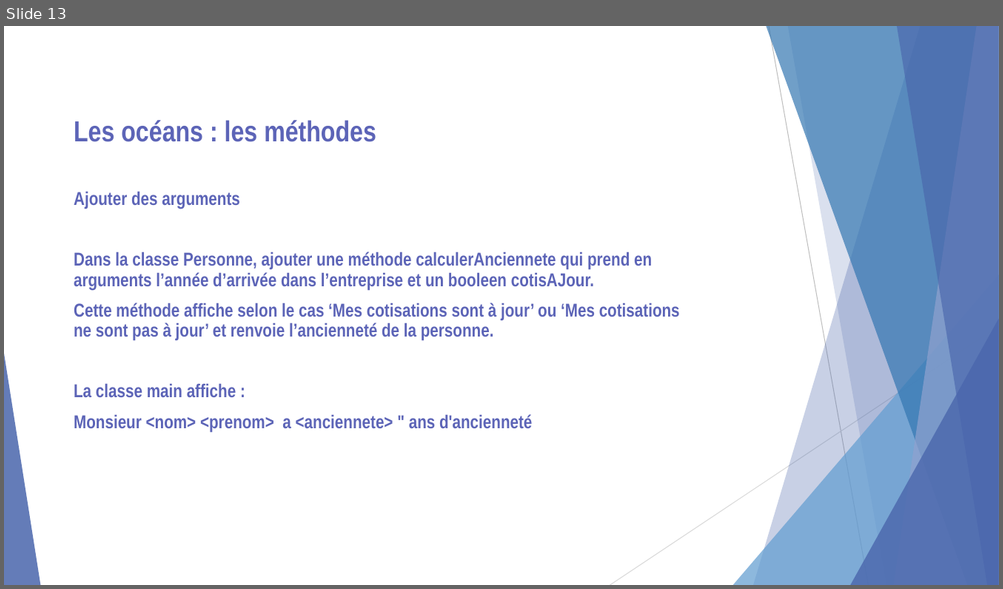
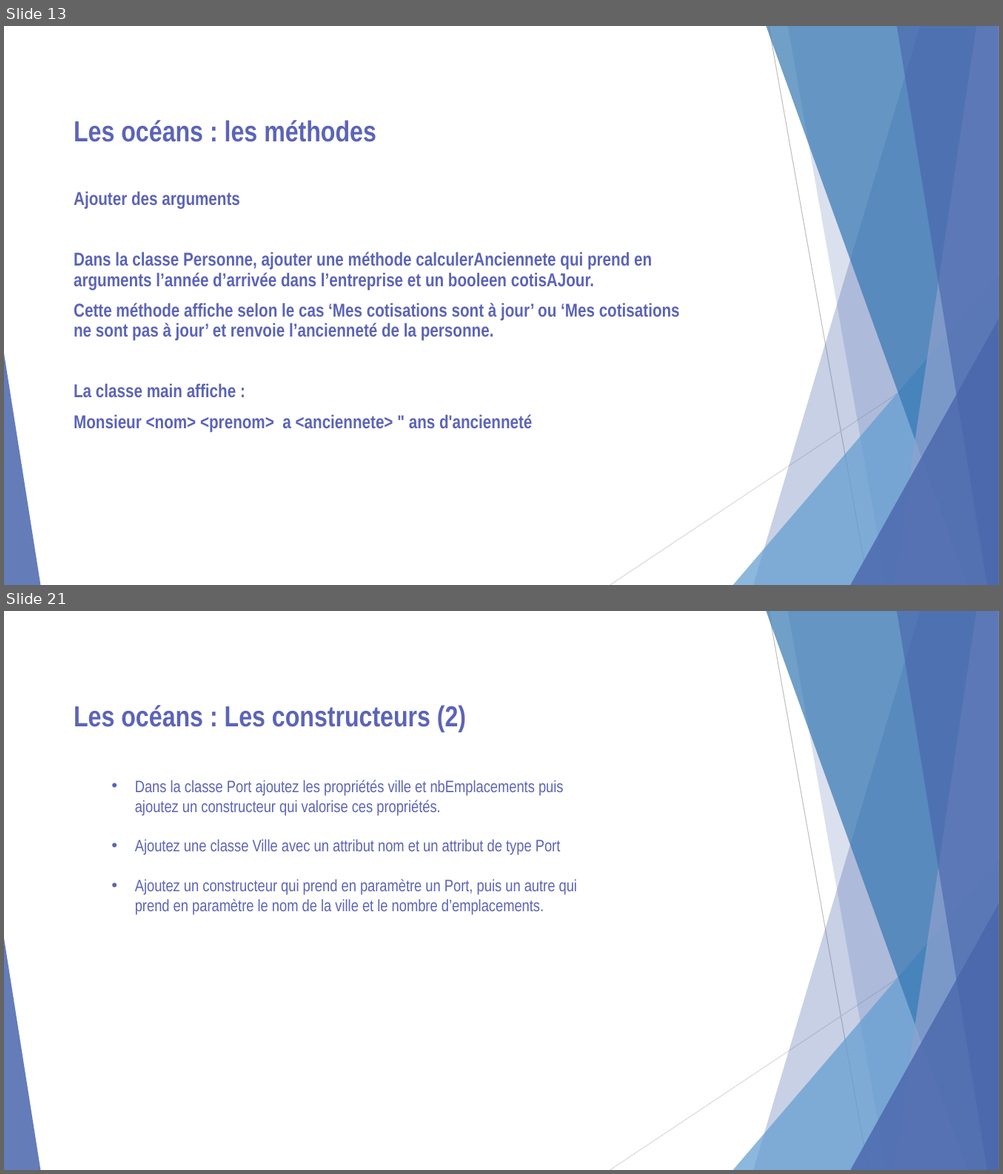
Before and after one commit to LucxxM/CoursAfpaFredBackUp, a slide deck: cours/Proget oceans_Exercices.pptx. Shown one above the other, each under a label of ours: slide 13 before the commit, slides 13 and 21 after it; the slides between them are not shown. The pictures are 1003x589 and 1003x1174 pixels, drawn with LibreOffice and Linux fonts; fonts in the diff are those of the drawing. Boxes give left, top, right and bottom in pixels: in the first picture for what was removed or moved away, otherwise in the second. Text is boxed around its words. In the diff, an @@ line names an element or a change of style, - is before the commit and + after.

```diff
--- a/cours/Proget oceans_Exercices.pptx
+++ b/cours/Proget oceans_Exercices.pptx
@@ slide 21 added at (4, 611, 999, 1170), background #FFFFFF; not listed: 10 template elements that a slide beside it also shows @@
@@ text added at (74, 705, 466, 732), 28 pt, text #5C64B7, bold @@
+Les océans : Les constructeurs (2)
@@ text added at (135, 780, 577, 915), 16 pt, text #5C64B7 @@
+  • Dans la classe Port ajoutez les propriétés ville et nbEmplacements puis ajoutez un constructeur qui valorise ces propriétés.
+  • Ajoutez une classe Ville avec un attribut nom et un attribut de type Port
+  • Ajoutez un constructeur qui prend en paramètre un Port, puis un autre qui prend en paramètre le nom de la ville et le nombre d’emplacements.
```
Also in this commit, not shown: 4 slides changed, 10 other slides added, 21 other files.
